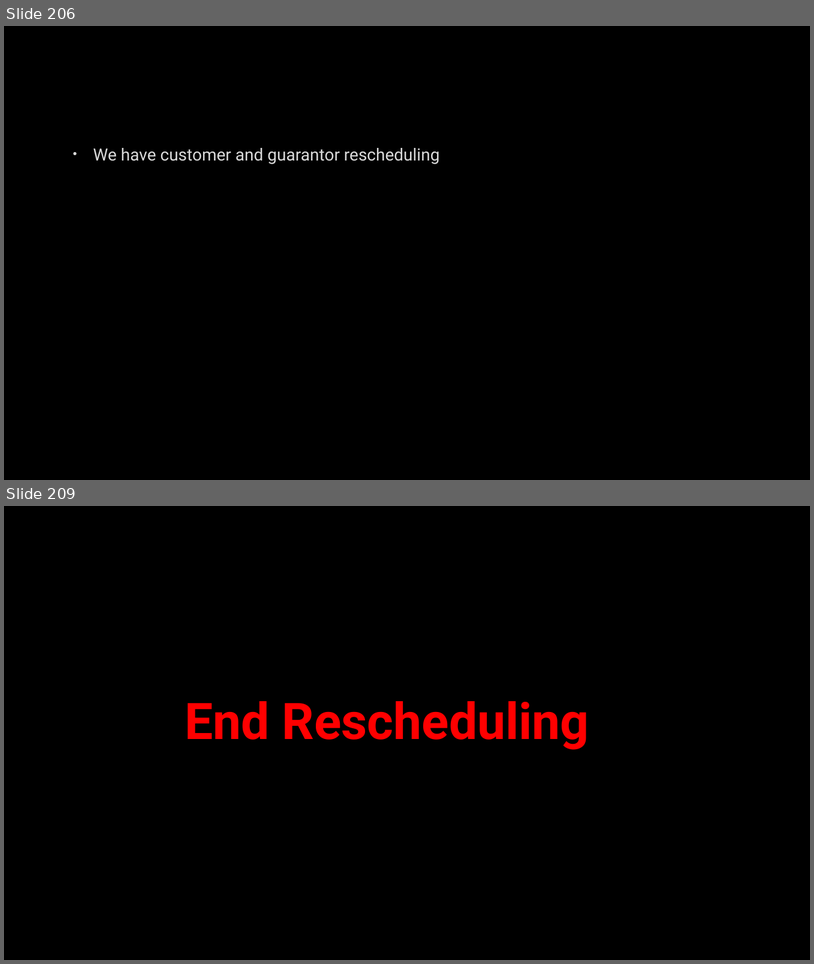
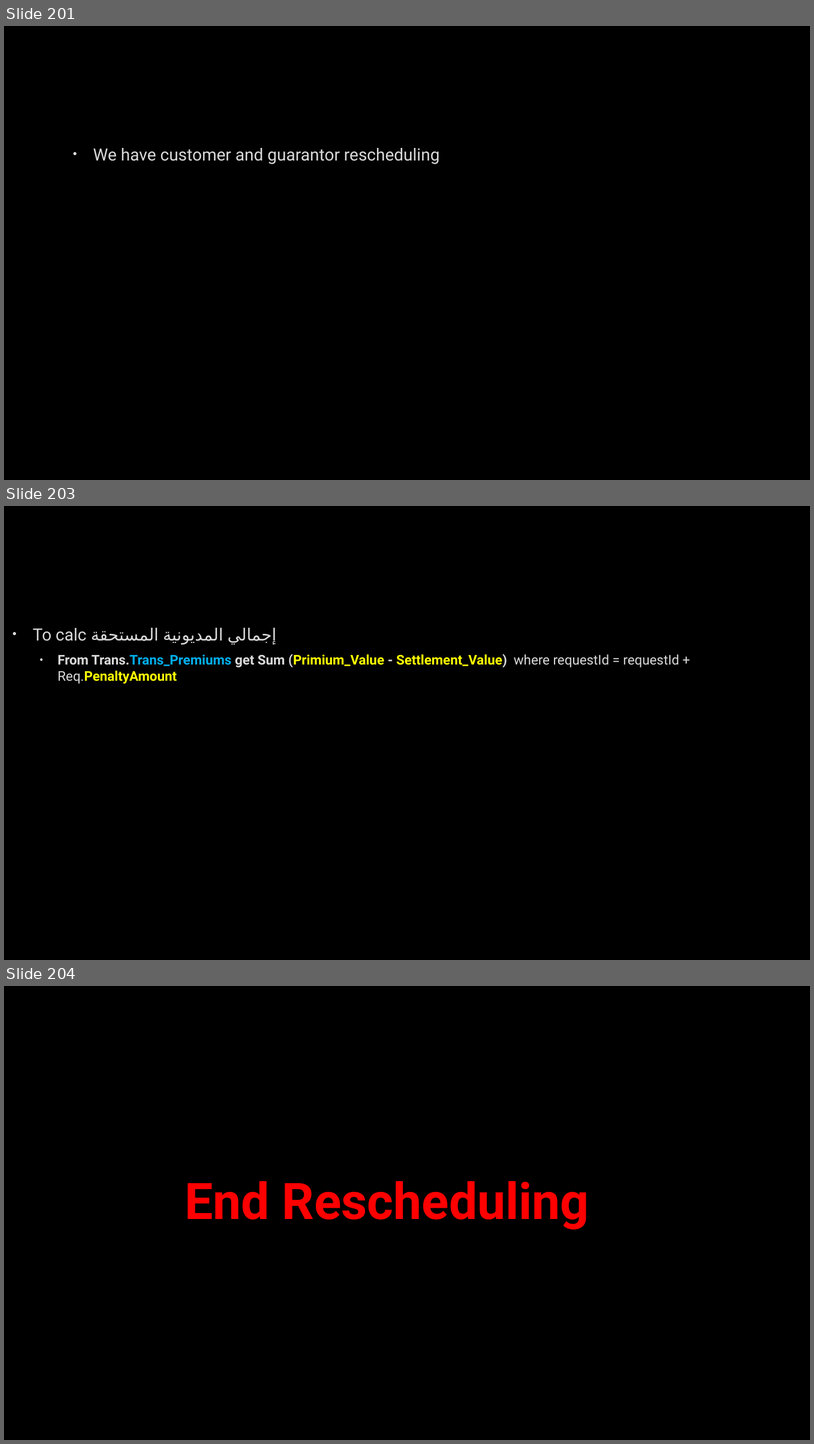
Before and after one commit to AhmedMohamedSamir1/Summary, a slide deck: Dot Net/Business.pptx. Shown one above the other, each under a label of ours: slides 206 and 209 before the commit, slides 201, 203 and 204 after it; the slides between them are not shown. The pictures are 814x964 and 814x1444 pixels, drawn with LibreOffice and Linux fonts; fonts in the diff are those of the drawing; background and template pictures are left out. Boxes give left, top, right and bottom in pixels: in the first picture for what was removed or moved away, otherwise in the second. Text is boxed around its words. In the diff, an @@ line names an element or a change of style, - is before the commit and + after.

```diff
--- a/Dot Net/Business.pptx
+++ b/Dot Net/Business.pptx
@@ slide 203 added at box(4, 506, 810, 960), background picture (left out) @@
@@ text added at box(33, 627, 680, 684), 16 pt, text #DADADA, bold @@
+• To calc إجمالي المديونية المستحقة
+  • From Trans.Trans_Premiums get Sum (Primium_Value - Settlement_Value) where requestId = requestId + Req.PenaltyAmount
@@ what was slide 206 is now slide 201 @@
@@ what was slide 209 is now slide 204 @@
```
Also in this commit, not shown: 6 slides changed, 3 other slides added, 10 slides removed, 7 other files.
